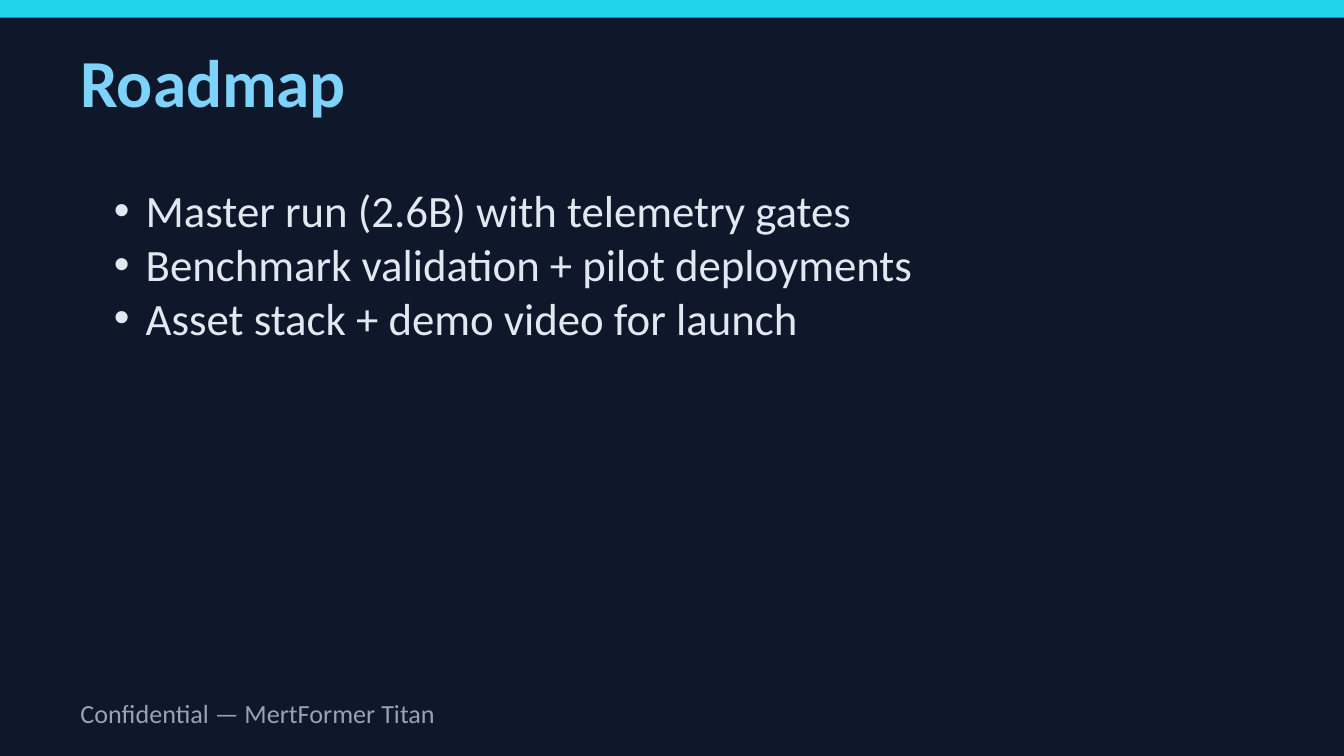
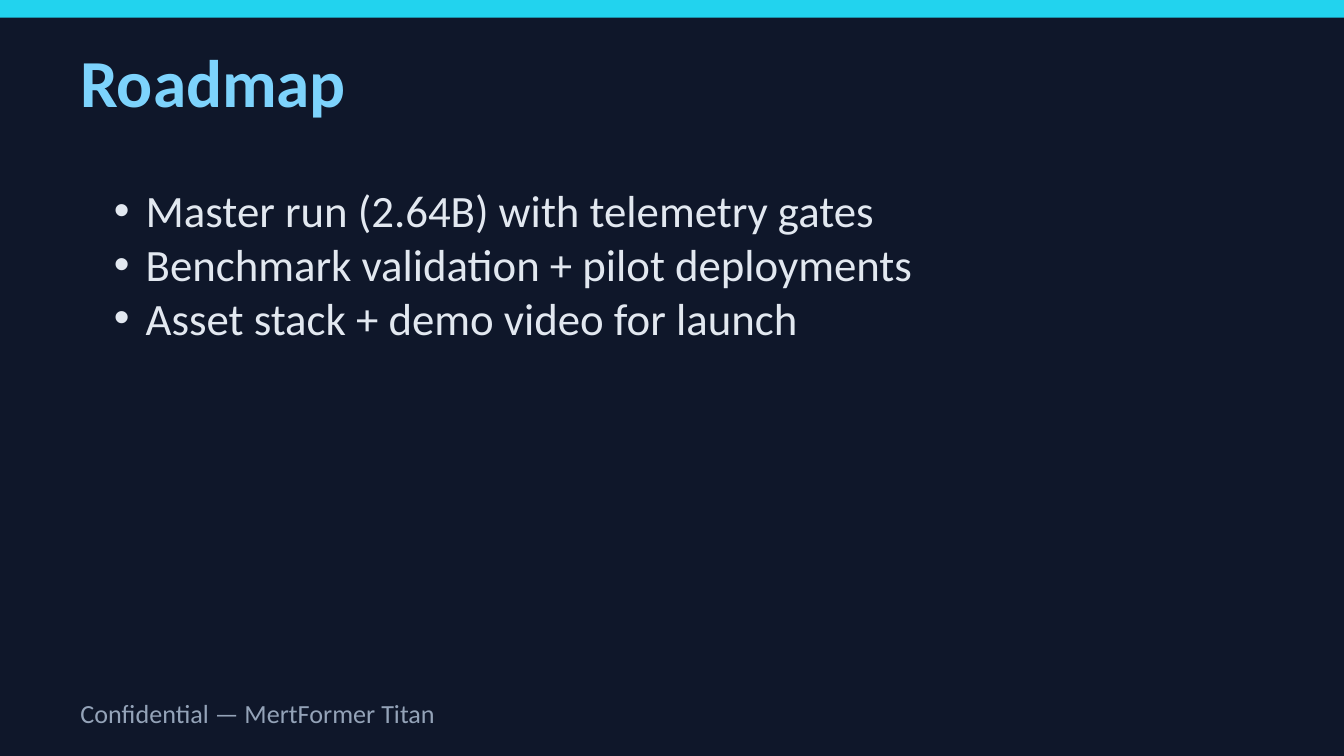
Before and after one commit to latentcore/mertformer-titan-core, a slide deck: slide 11 of reports/investor_deck.pptx. Drawn at 1344x756 pixels with LibreOffice and Linux fonts; fonts in the diff are those of the drawing. Boxes give left, top, right and bottom in pixels: in the first picture for what was removed or moved away, otherwise in the second. Text is boxed around its words. In the diff, an @@ line names an element or a change of style, - is before the commit and + after.

```diff
--- a/reports/investor_deck.pptx
+++ b/reports/investor_deck.pptx
@@ text at (146, 194, 874, 235): text changed @@
-• Master run (2.6B) with telemetry gates
+• Master run (2.64B) with telemetry gates
```
Also in this commit, not shown: 2 other slides changed, 5 other files.
